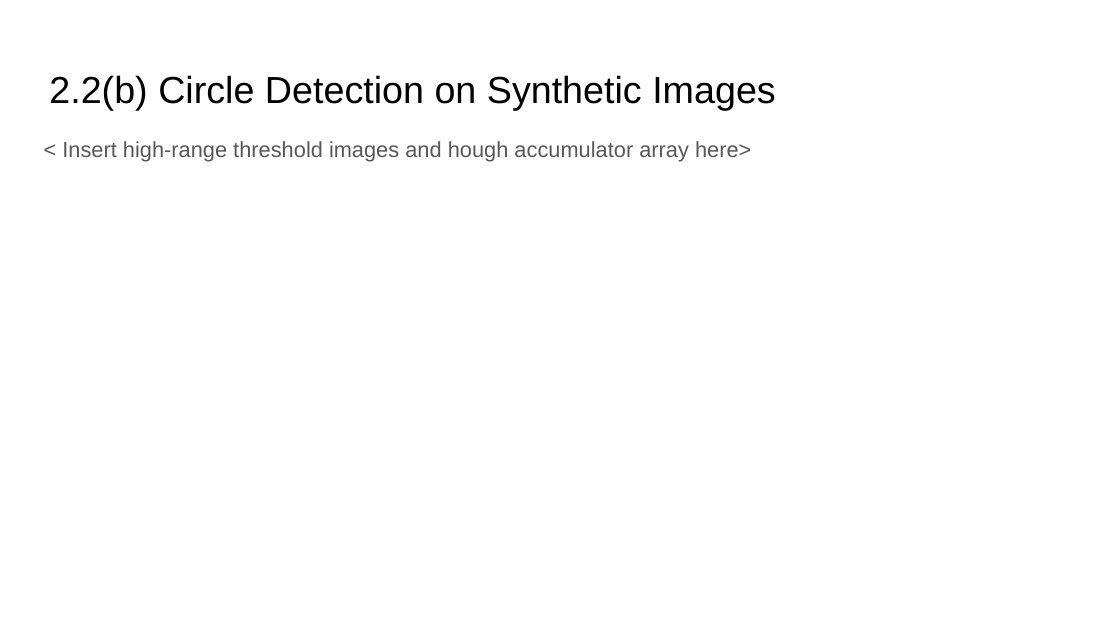
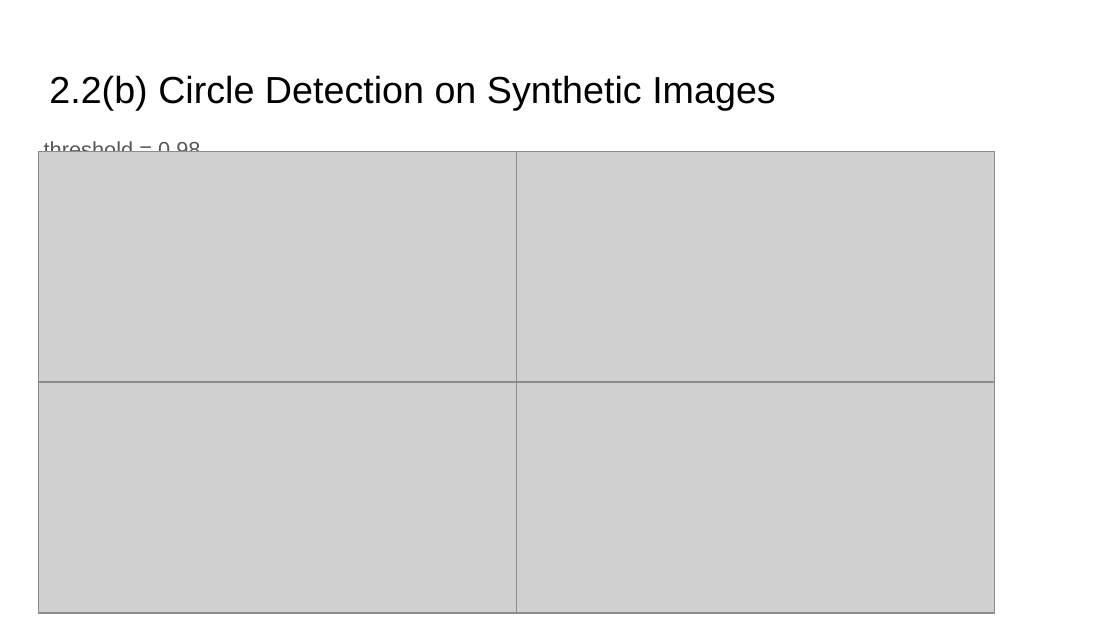
Before and after one commit to yunqingjia/cs4476, a slide deck: slide 10 of PS4/PS4_report_template.pptx. Drawn at 1120x630 pixels with LibreOffice and Linux fonts; fonts in the diff are those of the drawing; grey boxes stand for pictures. Boxes give left, top, right and bottom in pixels: in the first picture for what was removed or moved away, otherwise in the second. Text is boxed around its words. In the diff, an @@ line names an element or a change of style, - is before the commit and + after.

```diff
--- a/PS4/PS4_report_template.pptx
+++ b/PS4/PS4_report_template.pptx
@@ text at bbox=[44, 140, 200, 152]: text changed @@
-< Insert high-range threshold images and hough accumulator array here>
+threshold = 0.98
@@ picture added at bbox=[38, 151, 516, 382] @@
@@ picture added at bbox=[516, 151, 995, 382] @@
@@ picture added at bbox=[38, 382, 516, 613] @@
@@ picture added at bbox=[516, 382, 995, 613] @@
```
Also in this commit, not shown: 6 other slides changed, 1 slide added, 1 slide removed, 6 other files.
